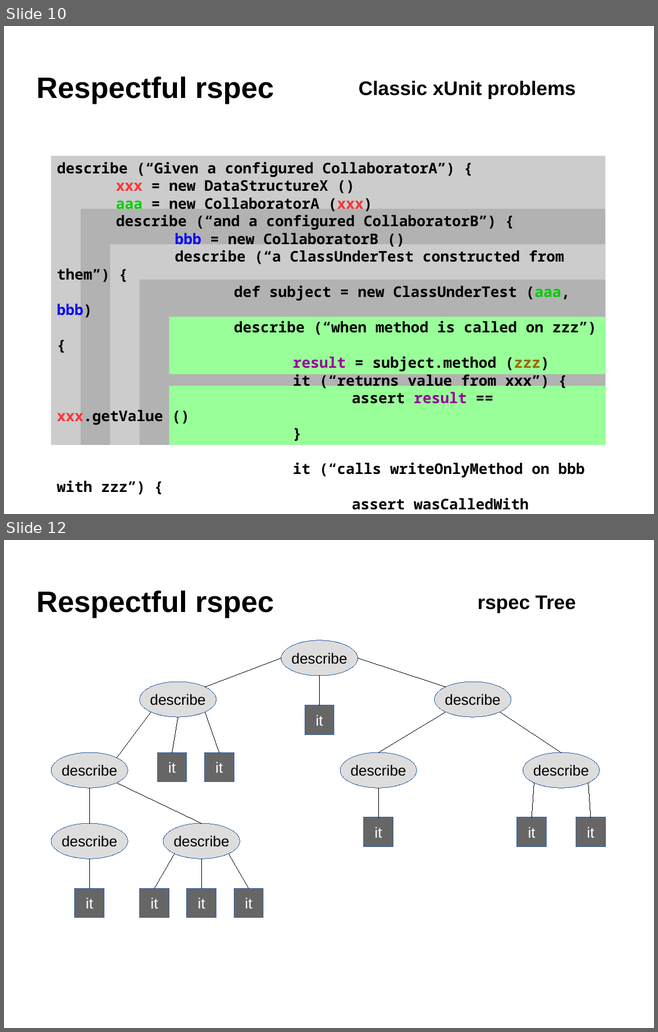
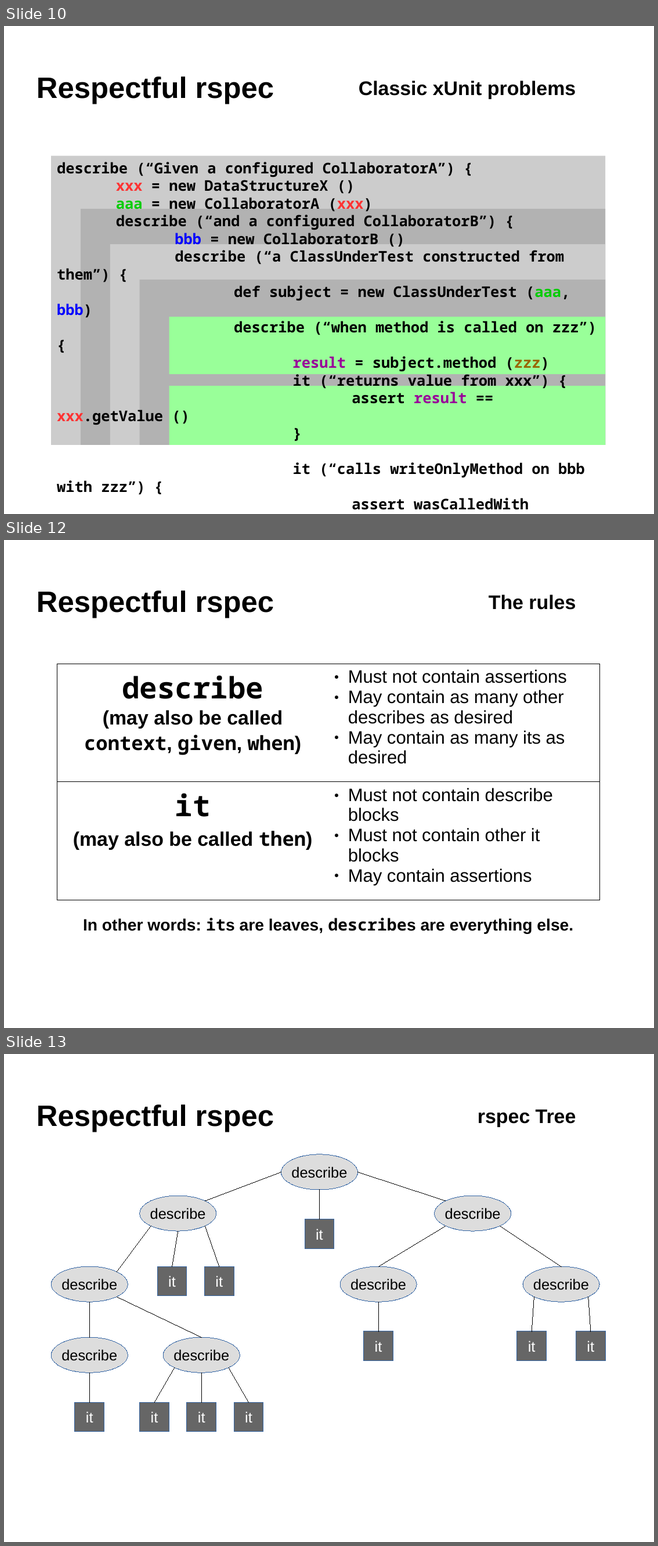
Before and after one commit to dnwiebe/RespectfulRspec, a slide deck: Prez.odp. Shown one above the other, each under a label of ours: slides 10 and 12 before the commit, slides 10, 12 and 13 after it; the slides between them are not shown. The pictures are 658x1032 and 658x1546 pixels, drawn with LibreOffice and Linux fonts; fonts in the diff are those of the drawing; background and template pictures are left out. Boxes give left, top, right and bottom in pixels: in the first picture for what was removed or moved away, otherwise in the second. Text is boxed around its words. In the diff, an @@ line names an element or a change of style, - is before the commit and + after.

```diff
--- a/Prez.odp
+++ b/Prez.odp
@@ slide 12 added at box(4, 540, 654, 1028), background picture (left out) @@
@@ title added at box(36, 590, 274, 618), 36 pt, text #000000, bold @@
+Respectful rspec
@@ title added at box(488, 595, 575, 610), 24 pt, text #000000, bold @@
+The rules
@@ table added at box(57, 664, 599, 900), 2 rows, 2 columns @@
+describe / (may also be called context, given, when) | Must not contain assertions / May contain as many other describes as desired / May contain as many its as desired
+it / (may also be called then) | Must not contain describe blocks / Must not contain other it blocks / May contain assertions
@@ text added at box(83, 918, 573, 934), 20 pt, text #000000, bold @@
+In other words: its are leaves, describes are everything else.
@@ what was slide 12 is now slide 13 @@
```
Also in this commit, not shown: 1 slide changed.
